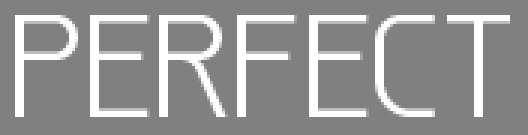
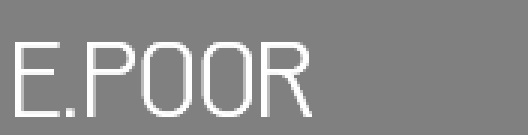
Layer changes from the first 528 x 135 image to the second:
added group "small" with 10 layers above "large" over (x1=21, y1=42, x2=312, y2=117)
added group "light purple" (1st of 2, in "small") with 2 layers in group "small" over (x1=21, y1=42, x2=312, y2=117)
added layer "E.POOR" (5th of 6, in "small" › "light purple") in group "light purple" over (x1=21, y1=42, x2=312, y2=117)
added layer "E.POOR" (6th of 6, in "small" › "light purple") in group "light purple" over (x1=21, y1=42, x2=312, y2=117)
hid group "large" (10 layers) over (x1=15, y1=15, x2=510, y2=117)
hid group "light red" (2nd of 2, in "large") (1 layers) over (x1=15, y1=15, x2=510, y2=117)
renamed "PERFECT" to "GREAT", painted on it over (x1=15, y1=15, x2=510, y2=117)
